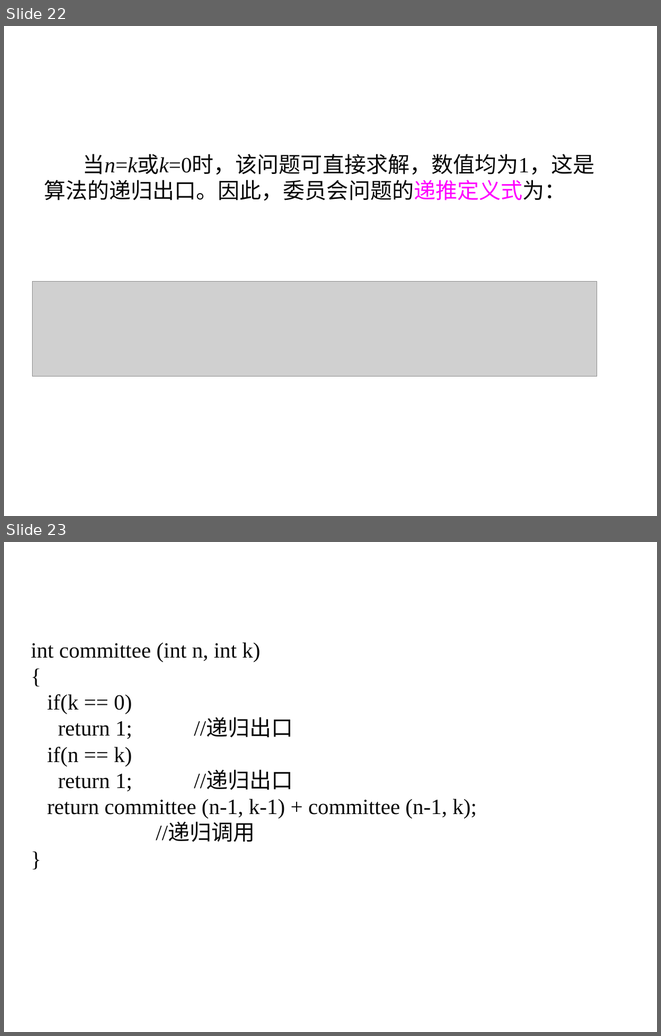
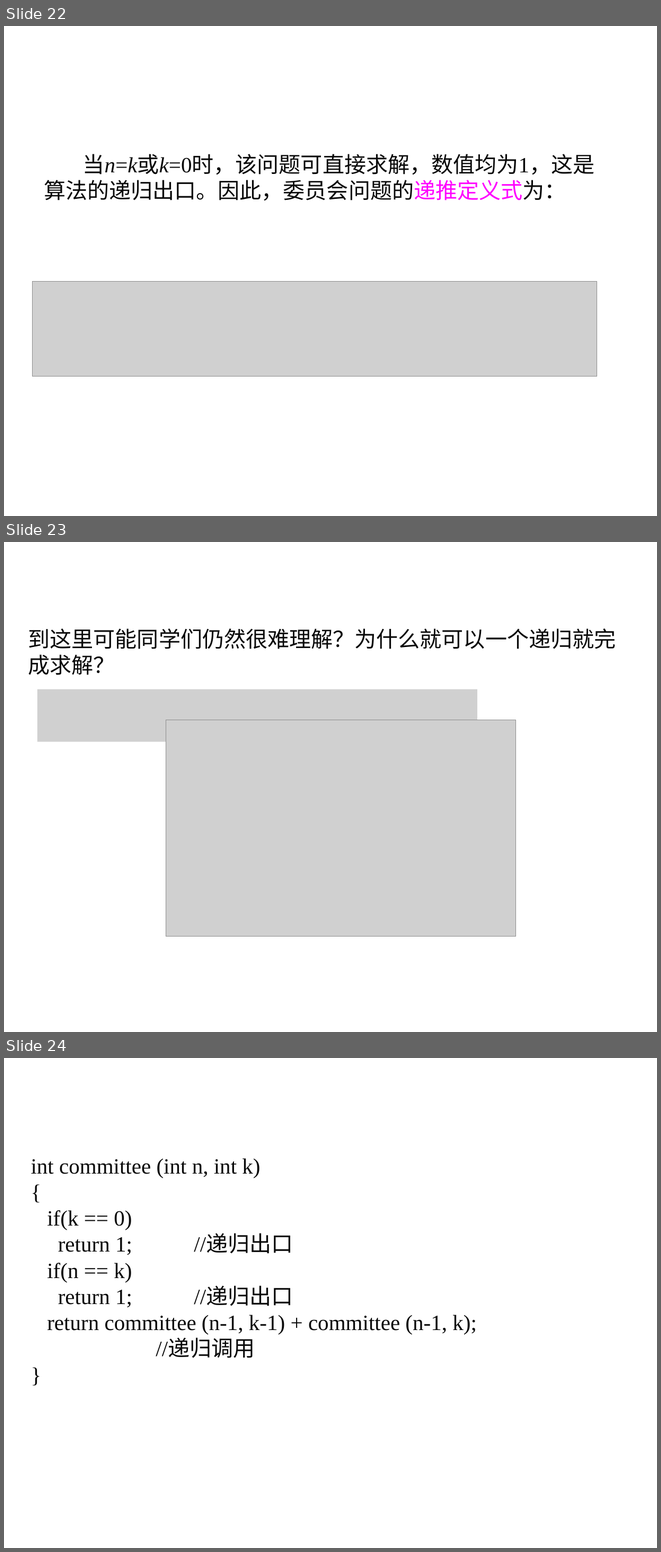
Before and after one commit to liutongling/DP, a slide deck: file/第3章 分治法计.pptx. Shown one above the other, each under a label of ours: slides 22 and 23 before the commit, slides 22, 23 and 24 after it. The pictures are 661x1036 and 661x1552 pixels, drawn with LibreOffice and Linux fonts; fonts in the diff are those of the drawing; grey boxes stand for pictures; background and template pictures are left out. Boxes give left, top, right and bottom in pixels: in the first picture for what was removed or moved away, otherwise in the second. Text is boxed around its words. In the diff, an @@ line names an element or a change of style, - is before the commit and + after.

```diff
--- a/file/第3章 分治法计.pptx
+++ b/file/第3章 分治法计.pptx
@@ slide 23 added at [4,542,657,1032], background #FFFFFF @@
@@ text added at [28,628,616,675], 24 pt, text #080808 @@
+到这里可能同学们仍然很难理解？为什么就可以一个递归就完成求解？
@@ picture added at [37,689,477,741] @@
@@ picture added at [166,720,515,936] @@
@@ what was slide 23 is now slide 24 @@
```
Also in this commit, not shown: 1 slide changed.
